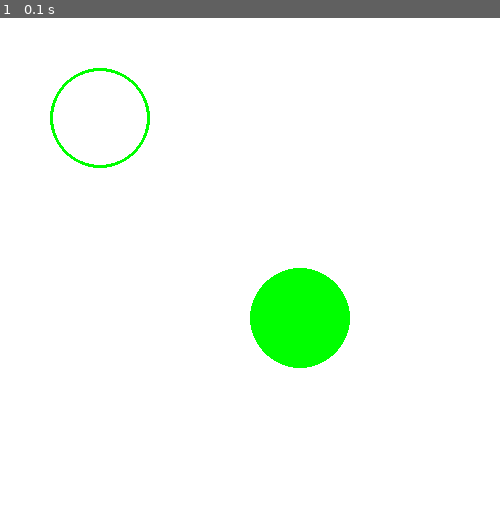
Above: before the commit, frame 1.
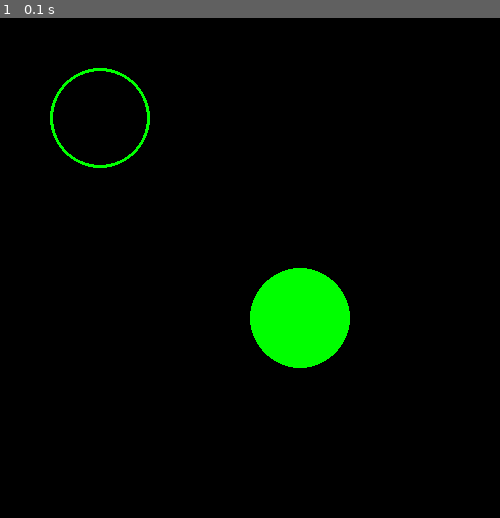
Above: after the commit, the same moment.

Repository: DampGazelle9880/python
Game: pygame game, started from hollowandsolid.py
The game is run twice, just before and just after one commit, with the same random seed, the same clock (stepped at 60 frames per second) and the same inputs.
Inputs:
- Up to frame 1 (0.1 s): no input

The runs differ from the first frame. In frame 1, 97% of the frame differs, in the area x 0-100%, y 0-100%.

Commit message:
new commit

Diff:
--- a/hollowandsolid.py
+++ b/hollowandsolid.py
@@ -1,7 +1,7 @@
 import pygame
 pygame.init()
 window = pygame.display.set_mode((500,500))
-window.fill((255,255,255))
+window.fill((0,0,0))
 GREEN = (0,255,0)
 pygame.draw.circle(window,GREEN,(300,300),50)
 pygame.draw.circle(window,GREEN,(100,100),50,3)
--- /dev/null
+++ b/pygamescreen.py
@@ -0,0 +1,5 @@
+from tkinter import*
+window = Tk()
+
+window.title('TK WINDOW!')
+window.geometry('400x300')
--- a/spaceinvader.py
+++ b/spaceinvader.py
@@ -40,7 +40,7 @@
     enemy_y_change.append(ENEMY_SPEED_Y)
 
 bullet_img = pygame.image.load('bullet.png')
-bullet_x = 0
+bullet_x = PLAYER_START_Y
 bullet_y = PLAYER_START_Y
 bullet_x_change = 0
 bullet_y_change = BULLET_SPEED_Y
Binary file added: cloud.webp
